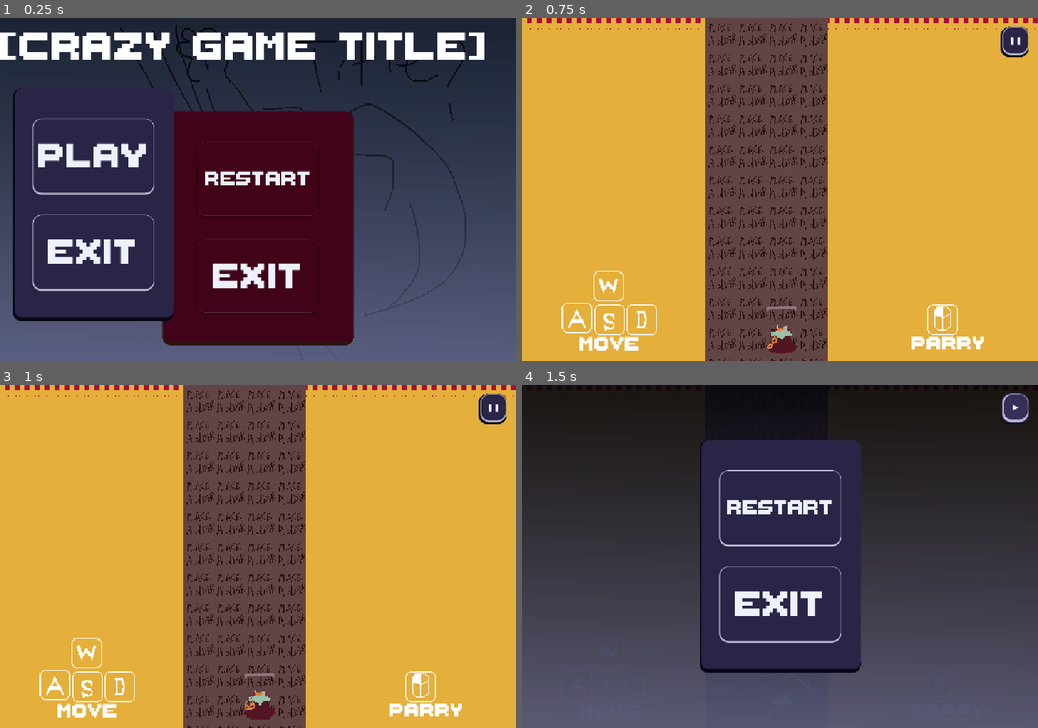
Above: before the commit, frames 1-4 (two rows, left to right).
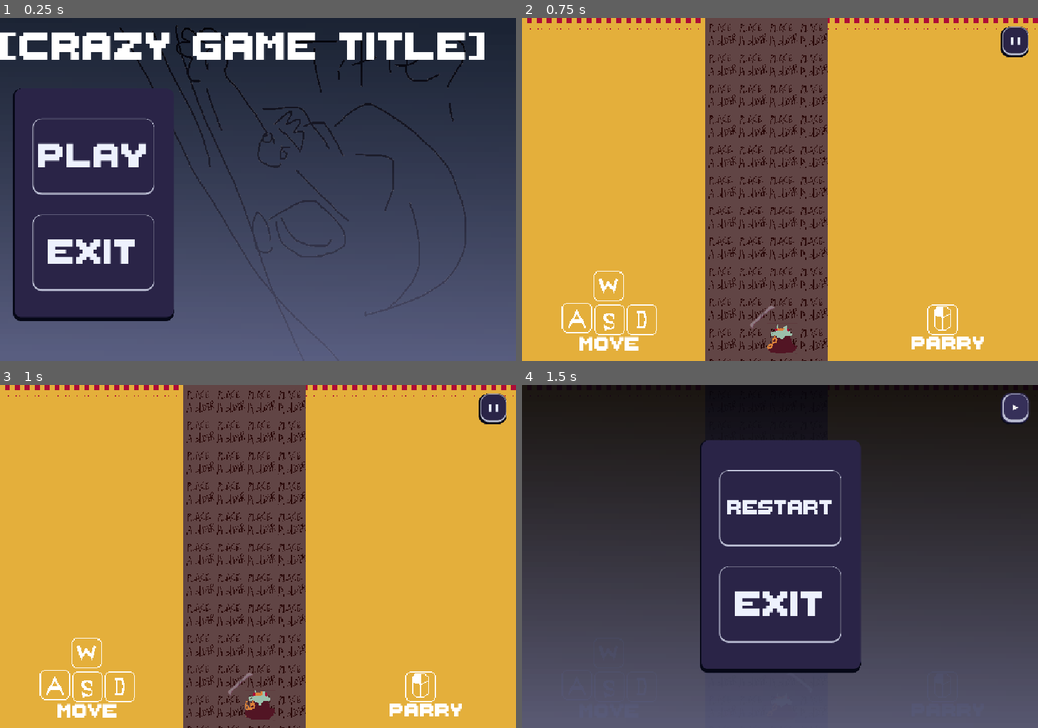
Above: after the commit, the same moments.

Repository: Khile07/real-hackathon-project
Game: Godot game, scene res://egg/main_menu.tscn
Same seed, same stepped clock (60 frames per second), same inputs: the game is played once before the commit and once after it.
Inputs:
- Up to frame 1 (0.25 s): no input
- Up to frame 2 (0.75 s): click "RESTART" (after the commit: "PLAY") at 0.5 s
- Up to frame 3 (1 s): no input
- Up to frame 4 (1.5 s): click "❚❚" at 1.25 s

The runs differ from the first frame. In frame 1, 24% of the frame differs, in the area x 31-69%, y 27-96%; in frame 2, less than 0.1%; in frame 3, less than 0.1%; in frame 4, nothing differs.

Commit message:
sound i think

Diff:
--- a/egg/other_thing/end_screen.tscn
+++ b/egg/other_thing/end_screen.tscn
@@ -245,6 +245,7 @@
 }
 
 [node name="EndScreen" type="Control" unique_id=1466600029]
+visible = false
 layout_mode = 3
 anchors_preset = 15
 anchor_right = 1.0
--- a/level/camera.gd
+++ b/level/camera.gd
@@ -6,6 +6,7 @@
 var the_level : level
 var ending_the_world : bool
 var won : bool = false
+var stop : bool = false
 
 func set_up(L : level):
 	the_level = L
@@ -23,7 +24,8 @@
 func _physics_process(delta: float) -> void:
 	if ending_the_world:
 		the_level.fader.modulate.a += delta/2
-		if the_level.fader.modulate.a >= 1 and not won:
+		if the_level.fader.modulate.a >= 1 and not won and not stop:
+			stop = true
 			SignalManager.player_dead.emit()
 			get_tree().change_scene_to_file("uid://mbq6sfditicn")
 
--- a/player/shield.gd
+++ b/player/shield.gd
@@ -25,3 +25,4 @@
 		for body in get_overlapping_bodies():
 			if body is projectile and not body.can_kill_enemies:
 				body.reflected()
+				SfxScene.play_sfx(randi_range(7,8))
--- a/project.godot
+++ b/project.godot
@@ -24,7 +24,6 @@
 SignalManager="*uid://cexic3b83e6t8"
 MusicManager="*uid://bvjhiayhw2eff"
 SfxScene="*uid://c7mcw2y10wjfv"
-EndScreen="*uid://mbq6sfditicn"
 
 [display]
 
--- a/sfx_scene.gd
+++ b/sfx_scene.gd
@@ -8,10 +8,13 @@
 var jump : AudioStreamWAV = preload("uid://m7cwatw8w7tl") #4
 var jump2 : AudioStreamWAV = preload("uid://85yki4dkax8a") #5
 var jump3 : AudioStreamWAV = preload("uid://dkwi2yl2lyl1m") #6
+var parry2 : AudioStreamWAV = preload("uid://c6drwkyjb0bqc") #7
+var parry3 : AudioStreamWAV = preload("uid://7ikcfbauygqt") #8
+
 var sfxs = []
 @onready var base_node : AudioStreamPlayer = $AudioStreamPlayer
 func _ready() -> void:
-	sfxs = [arrow_sfx, goblin_die1_sfx, goblin_die2_sfx, goblin_die3_sfx, jump2, jump2, jump3]
+	sfxs = [arrow_sfx, goblin_die1_sfx, goblin_die2_sfx, goblin_die3_sfx, jump2, jump2, jump3, parry2, parry3]
 	SignalManager.sfx_request.connect(play_sfx)
 func play_sfx(sfx_int):
 	var sound : AudioStreamWAV = sfxs[sfx_int]
Not shown, added: imports/import music (MADI ONLY)/gamejam 2026 parry2.wav.import
Not shown, added: imports/import music (MADI ONLY)/gamejam 2026 parry3.wav.import
